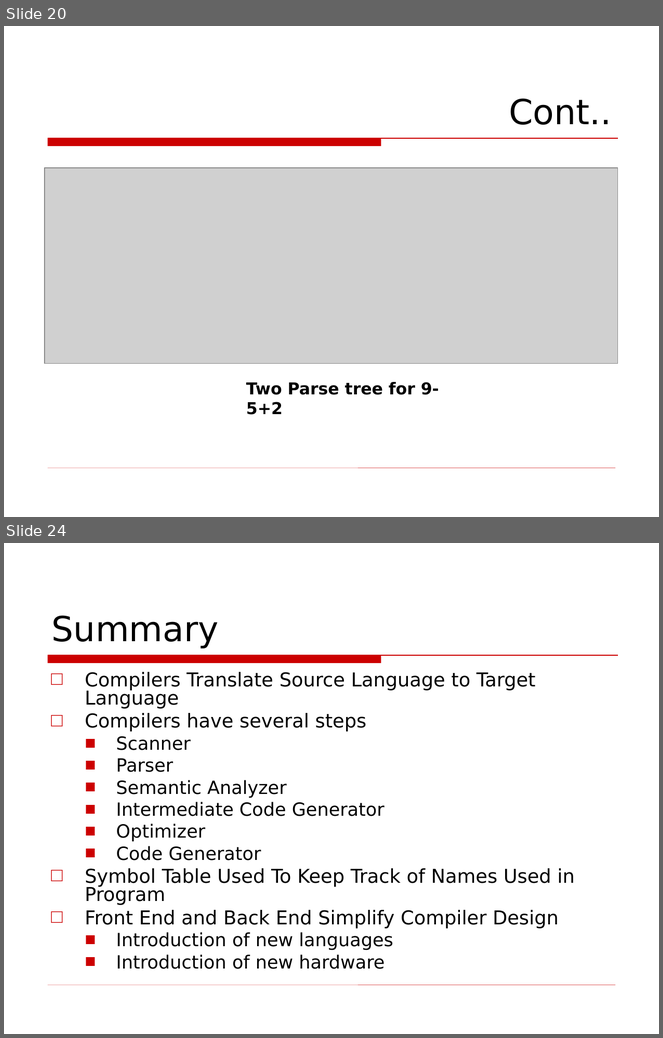
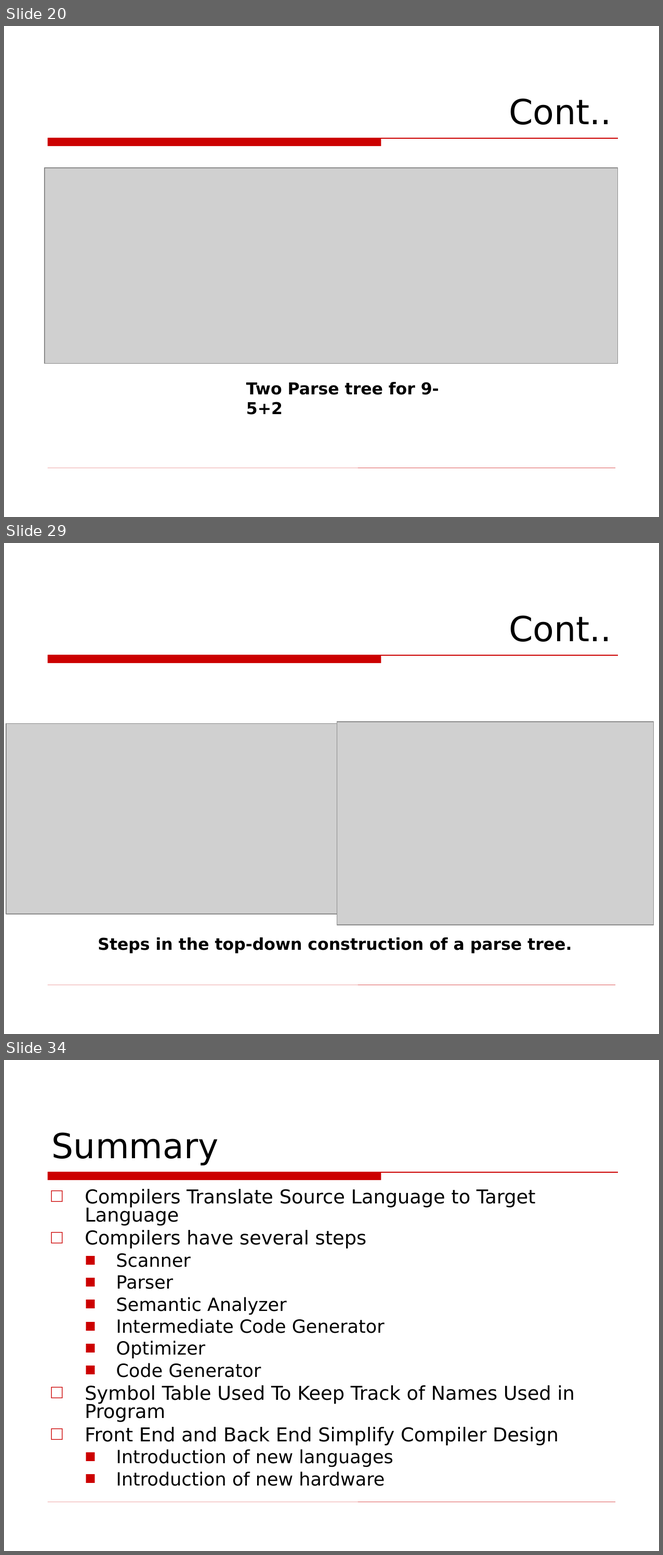
Before and after one commit to Fuuast-BSCS/Compiler-Construction, a slide deck: Compiler-02.ppt. Shown one above the other, each under a label of ours: slides 20 and 24 before the commit, slides 20, 29 and 34 after it; the slides between them are not shown. The pictures are 663x1038 and 663x1555 pixels, drawn with LibreOffice and Linux fonts; fonts in the diff are those of the drawing; grey boxes stand for pictures; background and template pictures are left out. Boxes give left, top, right and bottom in pixels: in the first picture for what was removed or moved away, otherwise in the second. Text is boxed around its words. In the diff, an @@ line names an element or a change of style, - is before the commit and + after.

```diff
--- a/Compiler-02.ppt
+++ b/Compiler-02.ppt
@@ slide 29 added at (4, 543, 659, 1034), background picture (left out); not listed: 2 template elements that a slide beside it also shows @@
@@ title added at (509, 615, 612, 642), 38 pt, text #000000 @@
+Cont..
@@ picture added at (6, 724, 337, 914) @@
@@ picture added at (337, 722, 653, 925) @@
@@ text added at (98, 938, 572, 954), 18 pt, text #000000, bold @@
+Steps in the top-down construction of a parse tree.
@@ what was slide 24 is now slide 34 @@
```
Also in this commit, not shown: 2 slides changed, 12 other slides added, 3 slides removed.
